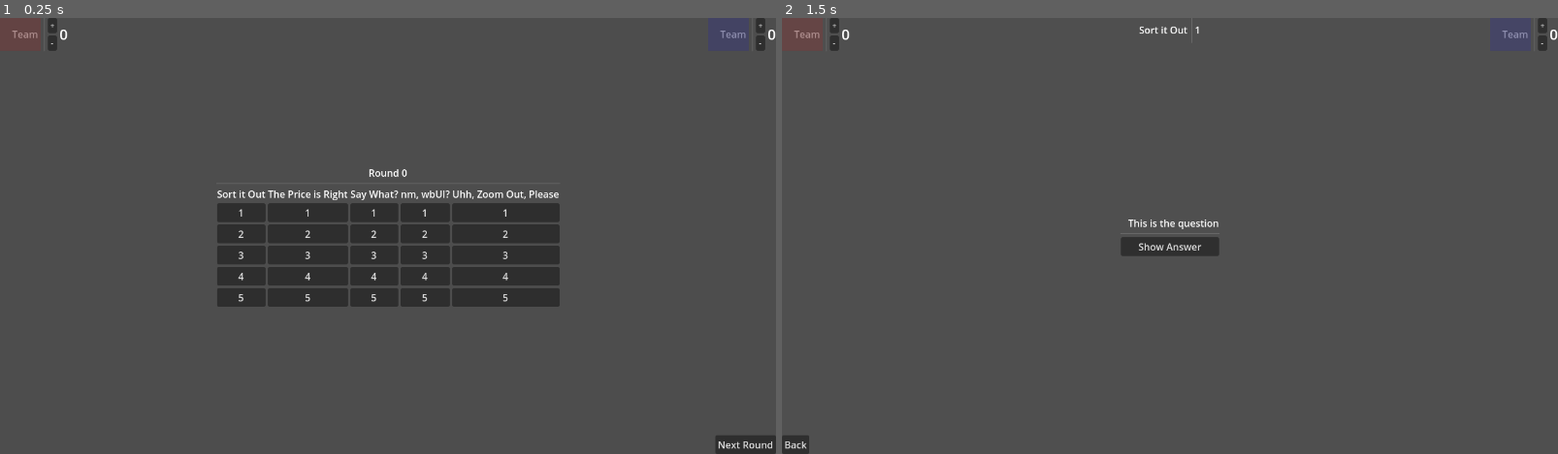
Above: before the commit, frames 1-2 (left to right).
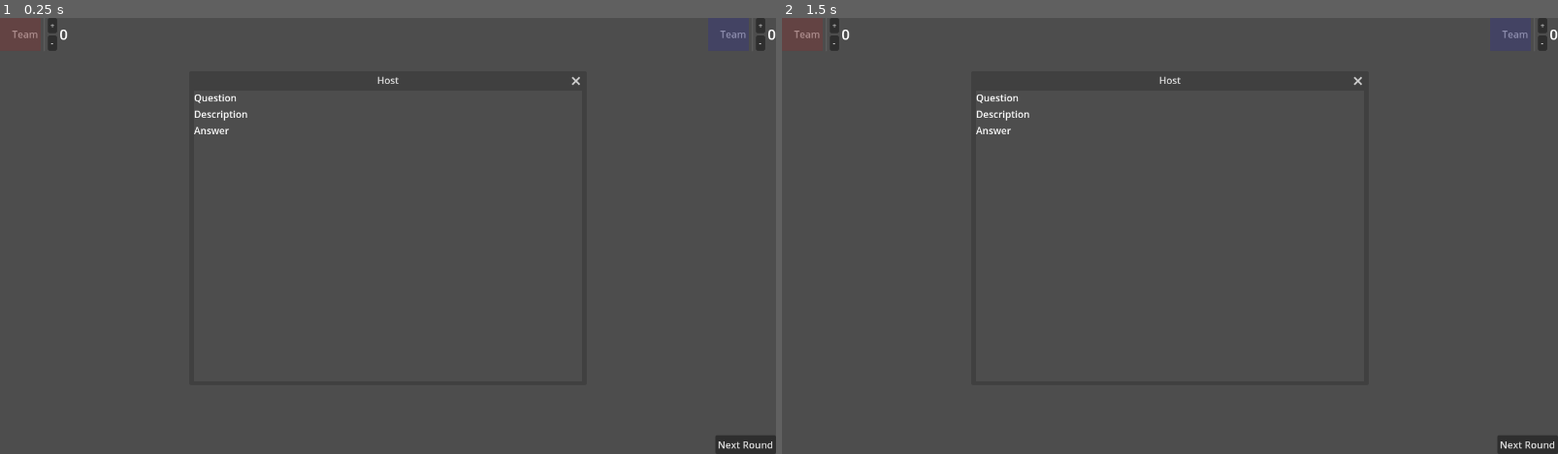
Above: after the commit, the same moments.

Repository: patriacaelum/trivia-mixtape
Game: Godot game, scene res://scenes/main.tscn
The game is run twice, just before and just after one commit, with the same random seed, the same clock (stepped at 60 frames per second) and the same inputs.
Inputs (mouse positions are in pixels of both pictures, inside the frame that each line leads up to):
- Up to frame 1 (0.25 s): no input
- Up to frame 2 (1.5 s): click (805, 35) at 0.52 s; type "12" at 0.6 s; click (1511, 35) at 0.75 s; type "12" at 0.83 s; click "1" at 1.25 s

The runs differ from the first frame. In frame 1, 9.6% of the frame differs, in the area x 25-75%, y 13-67%; in frame 2, 1.3%.

Commit message:
Created host window

Diff:
--- a/src/data.json
+++ b/src/data.json
@@ -42,7 +42,7 @@
                     {
                         "type": "zoom",
                         "question": "This is the question",
-                        "filename": ""
+                        "filename": "../../apples.jpg"
                     },
                     {
                         "type": "trivia",
@@ -64,30 +64,35 @@
                         "type": "trivia",
                         "description": "Styled in a straight leg silhouette with a high waist, these jeans are made rfom a cotton stretch blend for easy, comfortable wear.",
                         "question": "Calvin Klein Women's Jeans",
+                        "question_filename": "../../calvin_klein.png",
                         "answer": "$118.00"
                     },
                     {
                         "type": "trivia",
                         "description": "With the Playstation 5 Pro console, game creators can enhance their games with features like advanced ray tracing, super sharp image clarity for your 4k TV, and high frame rate gameplay.",
                         "question": "Playstation 5 Pro",
+                        "question_filename": "../../playstation5.png",
                         "answer": "$959.99"
                     },
                     {
                         "type": "trivia",
                         "description": "This Graceful PM hobo in classic Monogram canvas is a lightweight, roomy bag to carry every day. Natural cowhide leather detailing and golden hardware add a refined touch.",
                         "question": "Louis Vuitton Graceful PM bag",
+                        "question_filename": "../../louis_vuitton.png",
                         "answer": "$2380.00"
                     },
                     {
                         "type": "trivia",
                         "description": "The amplifier of life, elevating every moment. Seamless motion invigorates the heart. Superior craftsmanship excites the senses.",
                         "question": "2022 Rolls Royce Ghost",
+                        "question_filename": "../../rollsroyce.png",
                         "answer": "$369,998.00"
                     },
                     {
                         "type": "trivia",
                         "description": "A trilofy of epic fantasy adventure films directed by Peter Jackson, based on the novels by J. R. R. Tolkien.",
                         "question": "Lord of the Rings Trilogy",
+                        "question_filename": "../../lotr.png",
                         "answer": "$281 million"
                     }
                 ]
@@ -128,28 +133,33 @@
                 "description": "Guess the video game the GUI is from",
                 "questions": [
                     {
-                        "type": "trivia",
-                        "question": "This is the question",
+                        "type": "zoom",
+                        "question": "What game is this from?",
+                        "filename": "../../persona5.jpg",
                         "answer": "Persona 5"
                     },
                     {
-                        "type": "trivia",
-                        "question": "This is the question",
+                        "type": "zoom",
+                        "question": "What game is this from?",
+                        "filename": "../../plateup.png",
                         "answer": "PlateUp!"
                     },
                     {
                         "type": "trivia",
-                        "question": "This is the question",
+                        "question": "What game is this from?",
+                        "filename": "../../monster_hunter_world.png",
                         "answer": "Monster Hunter World"
                     },
                     {
                         "type": "trivia",
-                        "question": "This is the question",
+                        "question": "What game is this from?",
+                        "filename": "../../the_forest.png",
                         "answer": "The Forest"
                     },
                     {
                         "type": "trivia",
-                        "question": "This is the question",
+                        "question": "What game is this from?",
+                        "filename": "../../planet_crafter.png",
                         "answer": "Planet Crafter"
                     }
                 ]
@@ -158,28 +168,33 @@
                 "name": "Uhh, Zoom Out, Please",
                 "questions": [
                     {
-                        "type": "trivia",
-                        "question": "This is the question",
+                        "type": "zoom",
+                        "question": "What is this?",
+                        "filename": "../../apples.jpg",
                         "answer": "Apple"
                     },
                     {
-                        "type": "trivia",
-                        "question": "This is the question",
+                        "type": "zoom",
+                        "question": "What is this?",
+                        "filename": "../../calgary_tower.jpg",
                         "answer": "Calgary Tower"
                     },
                     {
-                        "type": "trivia",
-                        "question": "This is the question",
-                        "answer": "Dalmation"
-                    },
-                    {
-                        "type": "trivia",
-                        "question": "This is the question",
-                        "answer": "Foot"
-                    },
-                    {
-                        "type": "trivia",
-                        "question": "This is the question",
+                        "type": "zoom",
+                        "question": "What is this?",
+                        "filename": "../../cat.jpg",
+                        "answer": "Cat"
+                    },
+                    {
+                        "type": "zoom",
+                        "question": "What is this?",
+                        "filename": "../../sailboat.jpg",
+                        "answer": "Sailboat"
+                    },
+                    {
+                        "type": "zoom",
+                        "question": "What is this?",
+                        "filename": "../../yuqi.jpg",
                         "answer": "Bellybutton"
                     }
                 ]
--- a/src/project.godot
+++ b/src/project.godot
@@ -11,6 +11,7 @@
 [application]
 
 config/name="Trivia Mixtape"
+config/version="0.0.1"
 run/main_scene="res://scenes/main.tscn"
 config/features=PackedStringArray("4.3", "Forward Plus")
 config/icon="res://icon.svg"
@@ -19,3 +20,4 @@
 
 window/size/viewport_width=1280
 window/size/viewport_height=720
+window/subwindows/embed_subwindows=false
--- /dev/null
+++ b/src/scenes/host_window.gd
@@ -0,0 +1,13 @@
+class_name HostWindow
+extends Window
+
+
+@onready var _answer_label := %AnswerLabel
+@onready var _description_label := %DescriptionLabel
+@onready var _question_label := %QuestionLabel
+
+
+func load(data: Dictionary) -> void:
+    self._question_label.text = "Question: %s" % data.get("question")
+    self._answer_label.text = "Answer: %s" % data.get("answer")
+    self._description_label.text = "Description: %s" % data.get("description")
--- /dev/null
+++ b/src/scenes/host_window.tscn
@@ -0,0 +1,29 @@
+[gd_scene load_steps=2 format=3 uid="uid://bhomyil0xwjab"]
+
+[ext_resource type="Script" path="res://scenes/host_window.gd" id="1_j1bhu"]
+
+[node name="HostWindow" type="Window"]
+auto_translate_mode = 1
+title = "Host"
+initial_position = 1
+size = Vector2i(640, 480)
+script = ExtResource("1_j1bhu")
+
+[node name="VBoxContainer" type="VBoxContainer" parent="."]
+offset_right = 40.0
+offset_bottom = 40.0
+
+[node name="QuestionLabel" type="Label" parent="VBoxContainer"]
+unique_name_in_owner = true
+layout_mode = 2
+text = "Question"
+
+[node name="DescriptionLabel" type="Label" parent="VBoxContainer"]
+unique_name_in_owner = true
+layout_mode = 2
+text = "Description"
+
+[node name="AnswerLabel" type="Label" parent="VBoxContainer"]
+unique_name_in_owner = true
+layout_mode = 2
+text = "Answer"
--- a/src/scenes/main.gd
+++ b/src/scenes/main.gd
@@ -2,6 +2,7 @@
 extends Control
 
 
+@onready var _host_window := %HostWindow
 @onready var _next_round_button := %NextRoundButton
 @onready var _question_grid := %QuestionGrid
 
@@ -14,3 +15,8 @@
     var contents: String = file.get_as_text()
     self._data = JSON.parse_string(contents)
     self._question_grid.load(self._data.get("round%d" % self._round, {}))
+    self._question_grid.question_pressed.connect(self._on_question_grid_question_pressed)
+
+
+func _on_question_grid_question_pressed(data: Dictionary) -> void:
+    self._host_window.load(data)
--- a/src/scenes/main.tscn
+++ b/src/scenes/main.tscn
@@ -1,8 +1,9 @@
-[gd_scene load_steps=4 format=3 uid="uid://bb2g2eka7rqpo"]
+[gd_scene load_steps=5 format=3 uid="uid://bb2g2eka7rqpo"]
 
 [ext_resource type="Script" path="res://scenes/main.gd" id="1_1gqov"]
 [ext_resource type="PackedScene" uid="uid://c0eldvamc853w" path="res://scenes/score_counter.tscn" id="1_268ae"]
 [ext_resource type="PackedScene" uid="uid://dvmpws51f43pc" path="res://scenes/question_grid.tscn" id="2_0ot5q"]
+[ext_resource type="PackedScene" uid="uid://bhomyil0xwjab" path="res://scenes/host_window.tscn" id="4_kci1h"]
 
 [node name="Main" type="Control"]
 layout_mode = 3
@@ -53,4 +54,7 @@
 [node name="ColorRect" parent="TeamsLayer/RightTeam/LineEdit" index="0"]
 color = Color(0, 0, 1, 0.12549)
 
+[node name="HostWindow" parent="." instance=ExtResource("4_kci1h")]
+unique_name_in_owner = true
+
 [editable path="TeamsLayer/RightTeam"]
--- a/src/scenes/question_button.gd
+++ b/src/scenes/question_button.gd
@@ -2,6 +2,10 @@
 extends Button
 
 
+signal question_pressed(data: Dictionary)
+
+
+var _data: Dictionary = {}
 var _question: Question = null
 var _question_scene := {
     "category": preload("res://scenes/questions/category_question.tscn"),
@@ -15,6 +19,7 @@
 
 
 func load(data: Dictionary, column_label: String) -> void:
+    self._data = data
     var question_type: String = data.get("type")
 
     if not self._question_scene.has(question_type):
@@ -34,3 +39,5 @@
 func _on_pressed() -> void:
     self.set_disabled(true)
     self._question.set_visible(true)
+
+    self.question_pressed.emit(self._data)
--- a/src/scenes/question_grid.gd
+++ b/src/scenes/question_grid.gd
@@ -1,5 +1,8 @@
 class_name QuestionGrid
 extends VBoxContainer
+
+
+signal question_pressed(data: Dictionary)
 
 
 @onready var _grid_container := %GridContainer
@@ -56,7 +59,12 @@
         question.text = str(self._base * (question_number + 1) * self._multiplier)
         question.load(question_data, self._labels[column_number].text)
         self._questions[column_number].append(question)
+        question.question_pressed.connect(self._on_question_pressed)
 
         question_number += 1
 
     self._nrows = max(question_number, self._nrows)
+
+
+func _on_question_pressed(data: Dictionary) -> void:
+    self.question_pressed.emit(data)
--- a/src/scenes/questions/trivia_question.gd
+++ b/src/scenes/questions/trivia_question.gd
@@ -22,13 +22,17 @@
     self._question_label.text = data.get("question", "Question not found")
     self._answer_label.text = data.get("answer", "Answer not found")
 
-    var question_texture_file: String = data.get("question_texture", "")
+    var question_texture_file: String = data.get("question_filename", "")
     if question_texture_file:
-        self._question_texture.texture = load(question_texture_file)
+        var image: Image = Image.load_from_file(question_texture_file)
+        var texture: Texture2D = ImageTexture.create_from_image(image)
+        self._question_texture.texture = texture
 
-    var answer_texture_file: String = data.get("answer_texture", "")
+    var answer_texture_file: String = data.get("answer_filename", "")
     if answer_texture_file:
-        self._answer_texture.texture = load(answer_texture_file)
+        var image: Image = Image.load_from_file(answer_texture_file)
+        var texture: Texture2D = ImageTexture.create_from_image(image)
+        self._answer_texture.texture = texture
 
 
 func _on_answer_button_pressed() -> void:
